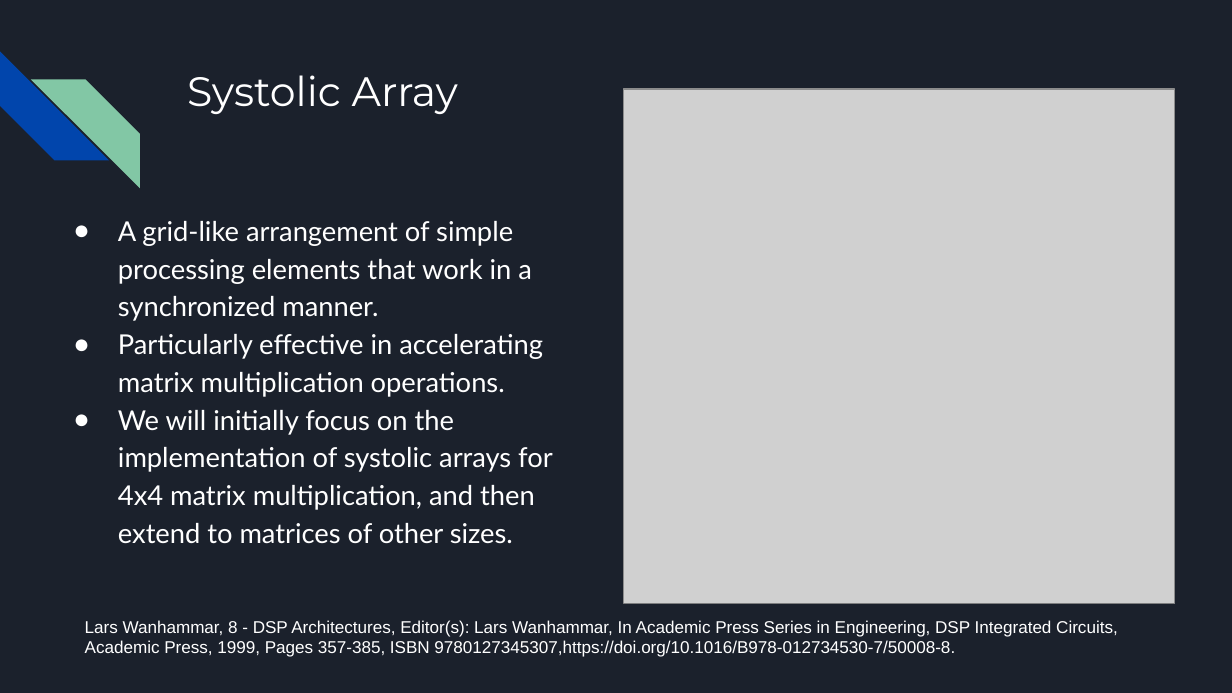
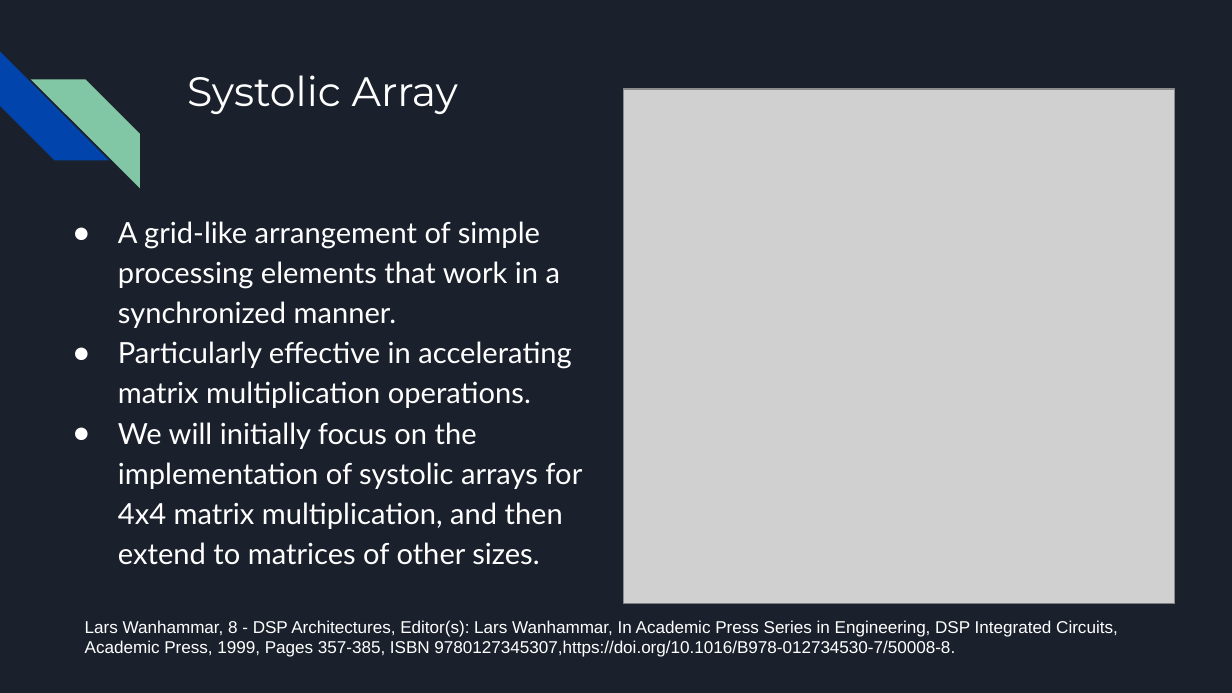
Before and after one commit to gbhagwat1/EE599-Group2, a slide deck: slide 4 of Team 2 Project Proposal.pptx (slide 3 before the commit). Drawn at 1232x693 pixels with LibreOffice and Linux fonts; fonts in the diff are those of the drawing; grey boxes stand for pictures. Boxes give left, top, right and bottom in pixels: in the first picture for what was removed or moved away, otherwise in the second. Text is boxed around its words. In the diff, an @@ line names an element or a change of style, - is before the commit and + after.

```diff
--- a/Team 2 Project Proposal.pptx
+++ b/Team 2 Project Proposal.pptx
@@ text "A grid-like arrangement of simple ..." at <box>118,221,582,565</box>: size 16 to 17 pt; indent changed @@
```
Also in this commit, not shown: 2 other slides changed, 2 slides added, 1 other file.
